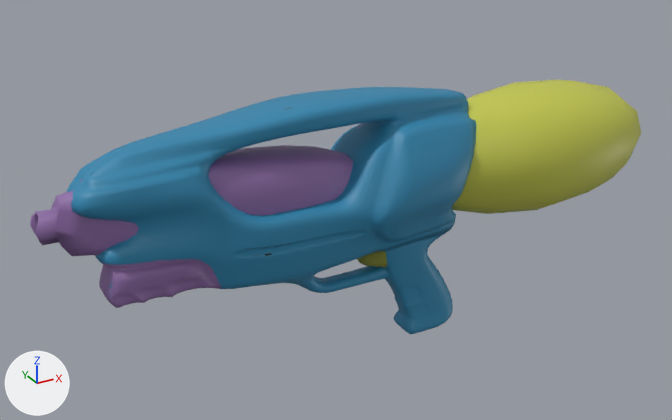
The FBX model Assets/MyAsset/Model/Model-Gun.fbx, before and after one commit.
Before and after are seen from a camera (50 mm lens) standing at (-3.75, -5.39, 3.87) and looking at (-0.68, 0.18, 1.08). The axes (+X, +Y, +Z) are drawn at lower left. The lights are the same throughout. The older version comes first. Where no turn or scale is listed for an object, it has been applied to the vertices.

Objects in the first picture: 'lowGun'.
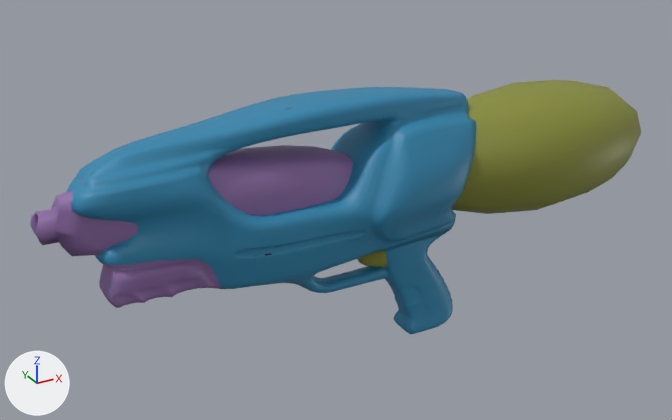
Pixel boxes (x1, y1, x2, y2) of what changed, in the pictures (672 x 420 px):
'lowGun', recoloured, surface changed (darker)
    both: (450, 80, 641, 214)
part 1 of me_cube_010, recoloured (darker)
    both: (452, 80, 641, 214)
part 2 of me_cube_010, surface changed (darker)
    both: (452, 80, 641, 214)

The change in detail:
me_cube_010 has 3230 vertices, 3266 faces and spans x -0.64..4.31, y -0.49..0.49, z -0.92..1.12.
me_cube_010 is used by ob_lowgun; location (-2.245, 0.0, 0.917).
me_cube_010 no longer uses material mat_canon (picture img_texture_canon_png).
me_cube_010 part 1: all 96 faces that had it switch from mat_waterbloc (picture img_texture_waterbloc_png) to mat_gun (picture img_texture_gun_png).
me_cube_010 part 2: texture (UV) coordinates of 320 of 3266 faces, centred in x -0.63..4.24, y -0.46..0.46, z -0.03..0.92, changed; they spanned u 0.0..1.0, v 0.0..0.85 and now span u 0.02..0.97, v 0.38..0.99.
